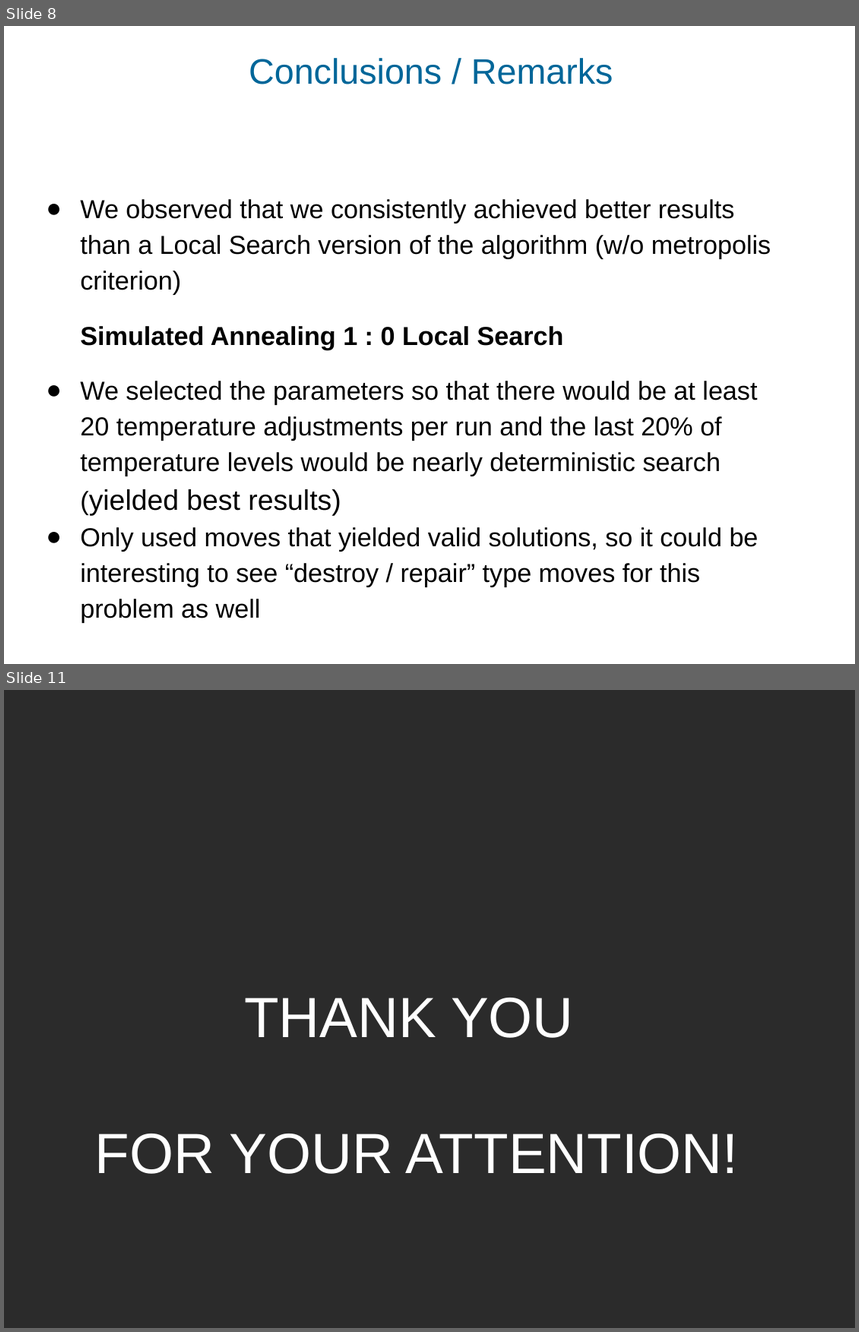
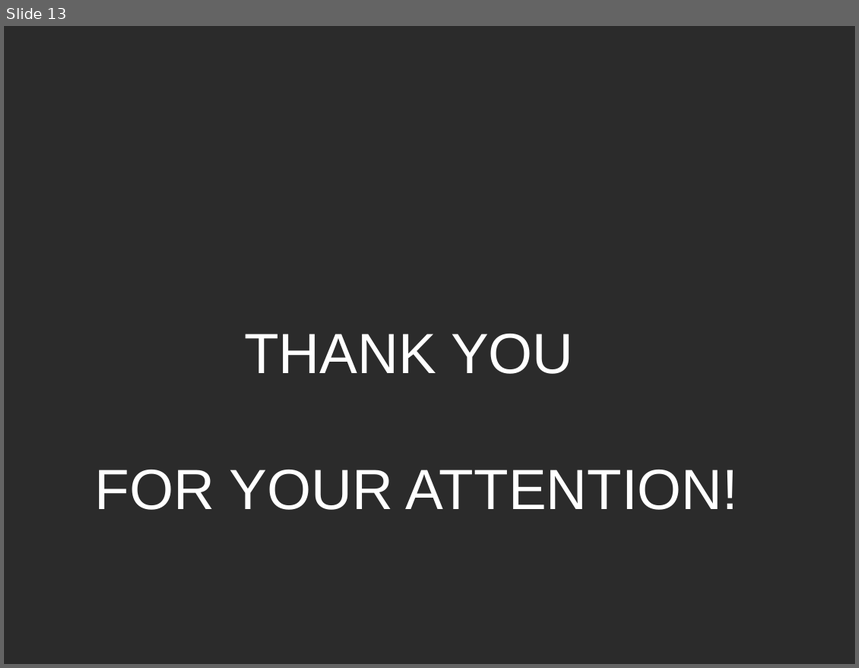
Before and after one commit to CatLassie/GDA2020, a slide deck: upwarddrawing.ppt. Shown one above the other, each under a label of ours: slides 8 and 11 before the commit, slide 13 after it; the slides between them are not shown. The pictures are 859x1332 and 859x668 pixels, drawn with LibreOffice and Linux fonts; fonts in the diff are those of the drawing; background and template pictures are left out; a plain dark background stands for a picture behind light text. Boxes give left, top, right and bottom in pixels: in the first picture for what was removed or moved away, otherwise in the second. Text is boxed around its words. In the diff, an @@ line names an element or a change of style, - is before the commit and + after.

```diff
--- a/upwarddrawing.ppt
+++ b/upwarddrawing.ppt
@@ slide 8 removed at <box>4,26,855,664</box>, background picture (left out) @@
@@ text removed at <box>249,58,614,85</box> @@
-Conclusions / Remarks
@@ text removed at <box>80,199,772,623</box> @@
-● We observed that we consistently achieved better results than a Local Search version of the algorithm (w/o metropolis criterion)
-Simulated Annealing 1 : 0 Local Search
-● We selected the parameters so that there would be at least 20 temperature adjustments per run and the last 20% of temperature levels would be nearly deterministic search (yielded best results)
-● Only used moves that yielded valid solutions, so it could be interesting to see “destroy / repair” type moves for this problem as well
@@ what was slide 11 is now slide 13 @@
```
Also in this commit, not shown: 4 slides changed, 8 slides added, 5 other slides removed.
